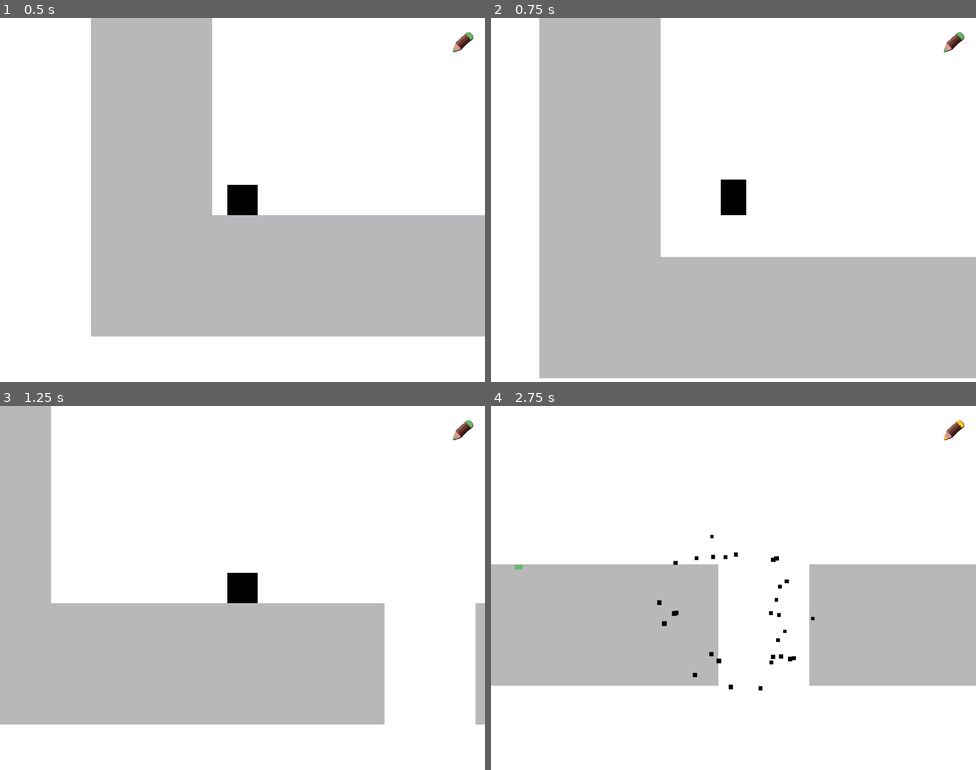
Above: before the commit, frames 1-4 (two rows, left to right).
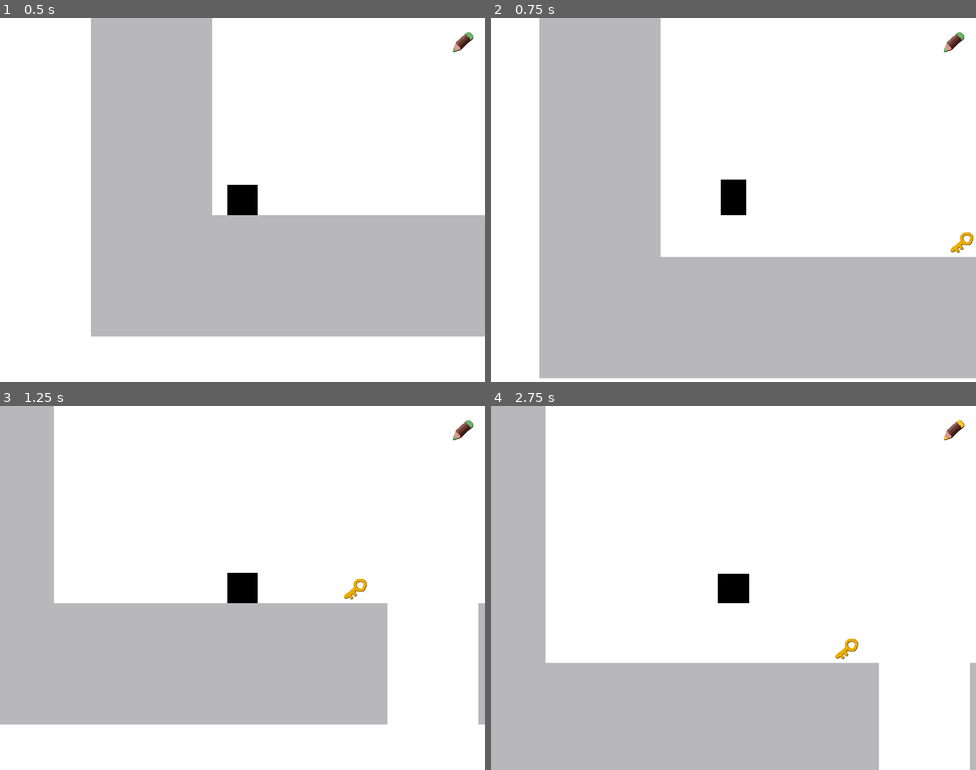
Above: after the commit, the same moments.

Repository: igaryhe/LD45
Game: Godot game, scene res://World.tscn
Same seed, same stepped clock (60 frames per second), same inputs: the game is played once before the commit and once after it. Sound files missing from this copy of the repository are replaced by a short silence.
Inputs (mouse positions are in pixels of both pictures, inside the frame that each line leads up to):
- Up to frame 1 (0.5 s): no input
- Up to frame 2 (0.75 s): tap Enter at 0.5 s; move the mouse to (840, 181) at 0.52 s; hold Right (ui_right) from 0.53 s (still down); tap Space (jump) at 0.6 s
- Up to frame 3 (1.25 s): keep holding Right (ui_right); tap Space (jump) at 0.77, 1.07 s
- Up to frame 4 (2.75 s): move the mouse to (636, 606) at 1.27 s; click (636, 606) at 1.35 s; tap Space (jump) at 1.52, 1.55, 1.82, 2.3 s; move the mouse to (782, 507) at 2.02 s; release Right (ui_right) at 2.03 s; hold Left (ui_left) from 2.03 s (still down); tap C (switch_color) at 2.1 s

Frame 1 is identical in both runs. In frame 2, 0.1% of the frame differs, in the area x 94-100%, y 58-65%; in frame 3, 0.9%; in frame 4, 46%, in the area x 0-100%, y 0-100%.

Commit message:
Door

Diff:
--- /dev/null
+++ b/Door.gd
@@ -0,0 +1,8 @@
+extends KinematicBody2D
+
+var annihilated = false
+
+func annihilate():
+	print("Annihilate")
+	$collision.set_disabled(true)
+	annihilated = true
--- /dev/null
+++ b/Door.tscn
@@ -0,0 +1,12 @@
+[gd_scene load_steps=3 format=2]
+
+[ext_resource path="res://Door.gd" type="Script" id=1]
+
+[sub_resource type="RectangleShape2D" id=1]
+extents = Vector2( 17.5369, 62.6317 )
+
+[node name="Door" type="KinematicBody2D"]
+script = ExtResource( 1 )
+
+[node name="collision" type="CollisionShape2D" parent="."]
+shape = SubResource( 1 )
--- a/Key.gd
+++ b/Key.gd
@@ -4,3 +4,4 @@
 func on_collide(body):
 	if body.get_name() == "Player":
 		Player.grab_key()
+		queue_free()
--- a/Player.gd
+++ b/Player.gd
@@ -17,6 +17,7 @@
 var grounded
 var stuck
 var was_stuck
+var stuck_on_door
 
 var move_held_for = 0
 var move_dir = 0
@@ -72,6 +73,15 @@
 	velocity.x = move_dir * MOVE_SPEED[move_held_for]
 	move_and_slide(velocity, Vector2(0, -1))
 
+	stuck_on_door = false
+	for i in range(get_slide_count()):
+		var collision = get_slide_collision(i)
+		if collision.collider is Node2D:
+			if collision.collider.get_filename() == "res://Door.tscn":
+				stuck_on_door = true
+				if use_key():
+					collision.collider.annihilate()
+
 func apply_jump(delta):
 	was_grounded = grounded
 	was_stuck = stuck
@@ -79,7 +89,8 @@
 	grounded = is_on_floor()
 
 	if stuck and !was_stuck:
-		$WallSound.play()
+		if !stuck_on_door:
+			$WallSound.play()
 	if grounded:
 		air_frame = 0
 	else:
--- a/World.tscn
+++ b/World.tscn
@@ -6,6 +6,8 @@
 [ext_resource path="res://Player.tscn" type="PackedScene" id=4]
 [ext_resource path="res://Deadzone.tscn" type="PackedScene" id=5]
 [ext_resource path="res://Draw.tscn" type="PackedScene" id=6]
+[ext_resource path="res://Door.tscn" type="PackedScene" id=7]
+[ext_resource path="res://Key.tscn" type="PackedScene" id=8]
 
 [node name="World" type="Node2D"]
 
@@ -38,4 +40,10 @@
 scale = Vector2( 3, 1 )
 
 [node name="Draw" parent="." instance=ExtResource( 6 )]
+
+[node name="KinematicBody2D" parent="." instance=ExtResource( 7 )]
+position = Vector2( 575.528, 576.481 )
+
+[node name="Key" parent="." instance=ExtResource( 8 )]
+position = Vector2( 762.32, 609.733 )
 [connection signal="complete" from="Flag" to="Draw" method="complete"]
Not shown: 1 places in World.tscn that only renumber resources
